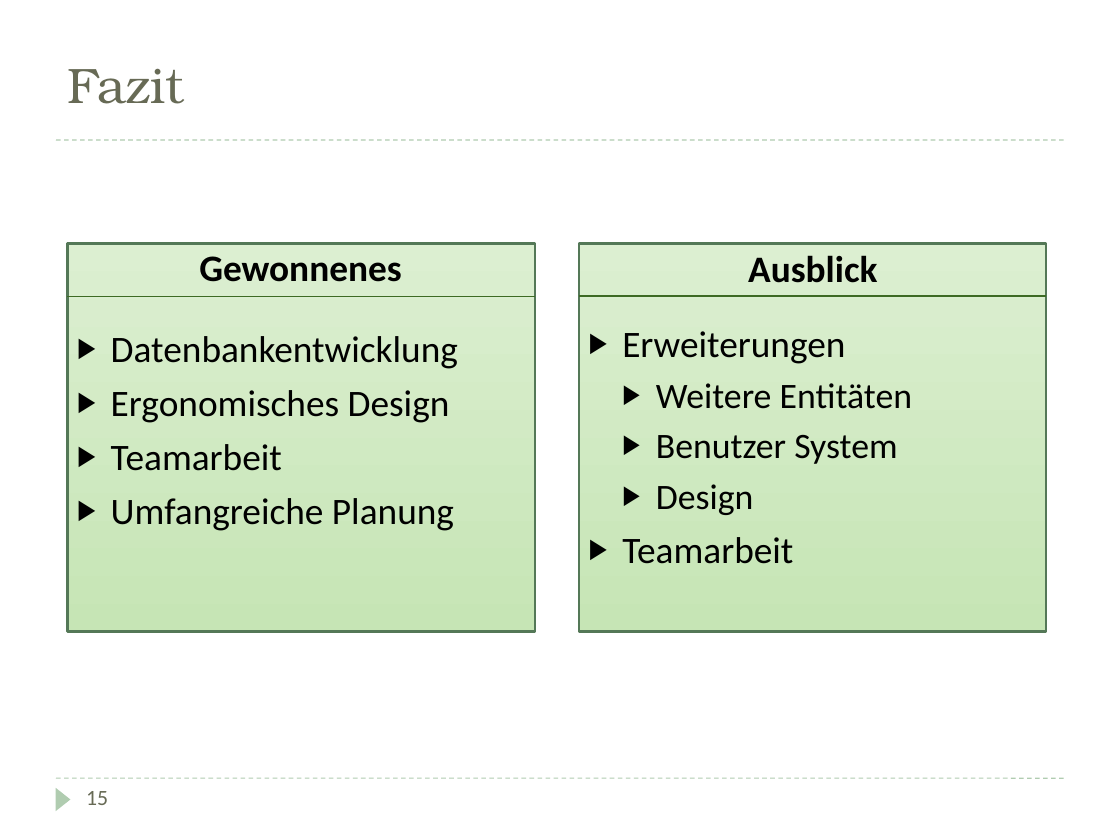
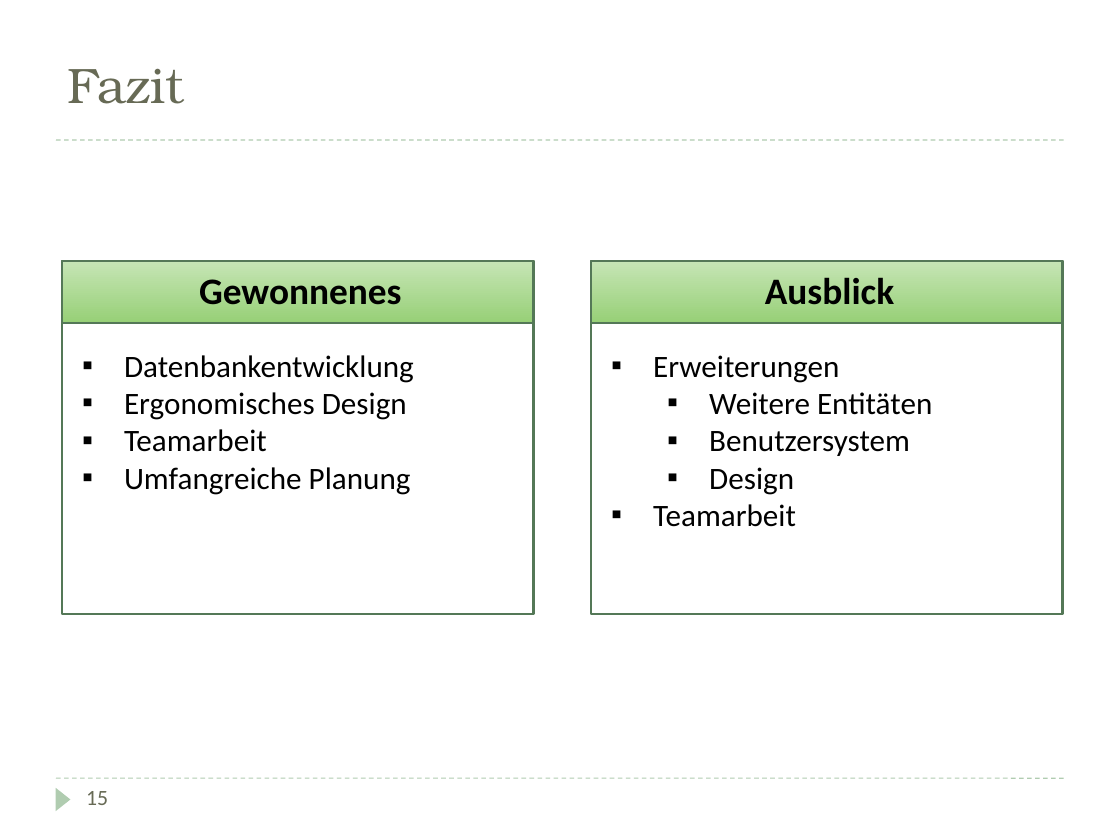
Before and after one commit to DarksideCode/Inventory-Management-System, a slide deck: slide 16 of Doku/Präsentation.pptx. Drawn at 1120x840 pixels with LibreOffice and Linux fonts; fonts in the diff are those of the drawing. Boxes give left, top, right and bottom in pixels: in the first picture for what was removed or moved away, otherwise in the second. Text is boxed around its words. In the diff, an @@ line names an element or a change of style, - is before the commit and + after.

```diff
--- a/Doku/Präsentation.pptx
+++ b/Doku/Präsentation.pptx
@@ rectangle: place and size @@
-rectangle at [67,244,534,632]
+rectangle at [63,261,534,614]
@@ rectangle at [63,261,534,614]: fill gradient #C6E5B5 to #DCEFD1 to #FFFFFF @@
@@ rectangle added at [63,261,534,323], fill gradient #97D077 to #C6E5B5, outline #547957 1.5 pt @@
@@ text "Gewonnenes": place and size @@
-text "Gewonnenes" at [199,256,401,282]
+text "Gewonnenes" at [199,279,401,305]
@@ rectangle at [591,261,1063,614]: fill gradient #C6E5B5 to #DCEFD1 to #FFFFFF @@
@@ rectangle: place and size @@
-rectangle at [579,244,1046,632]
+rectangle at [591,261,1063,614]
@@ rectangle added at [591,261,1063,323], fill gradient #97D077 to #C6E5B5, outline #547957 1.5 pt @@
@@ text "Ausblick": place and size @@
-text "Ausblick" at [748,255,877,283]
+text "Ausblick" at [765,278,894,305]
@@ line removed from (67, 297) to (535, 297) @@
@@ line removed from (579, 296) to (1046, 296) @@
@@ text "Datenbankentwicklung": place and size @@
-text "Datenbankentwicklung" at [111,336,458,531]
+text "Datenbankentwicklung" at [124,355,414,495]
@@ text "Datenbankentwicklung" at [124,355,414,495]: size 24.1 to 20 pt; bullet ▶ to ▪; less space between paragraphs @@
@@ text "Erweiterungen": place and size @@
-text "Erweiterungen" at [622,331,912,564]
+text "Erweiterungen" at [653,355,932,527]
@@ text at [653,355,932,527]: size 24 to 20 pt in "Erweiterungen", "Teamarbeit"; size 23 to 20 pt in "Weitere Entitäten", "Design"; bullet ▶ to ▪; less space between paragraphs @@
@@ text at [709,431,910,456]: text changed; size 23 to 20 pt @@
-  ▶ Benutzer System
+  ▪ Benutzersystem
```
Also in this commit, not shown: 2 other slides changed, 2 other files.
